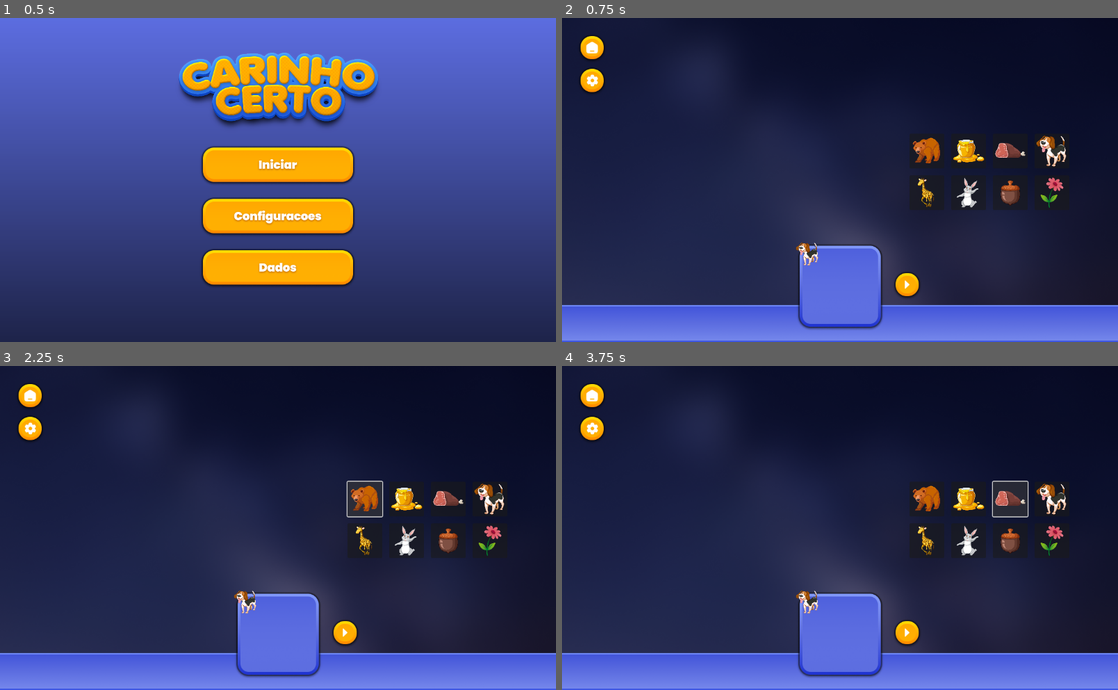
Above: before the commit, frames 1-4 (two rows, left to right).
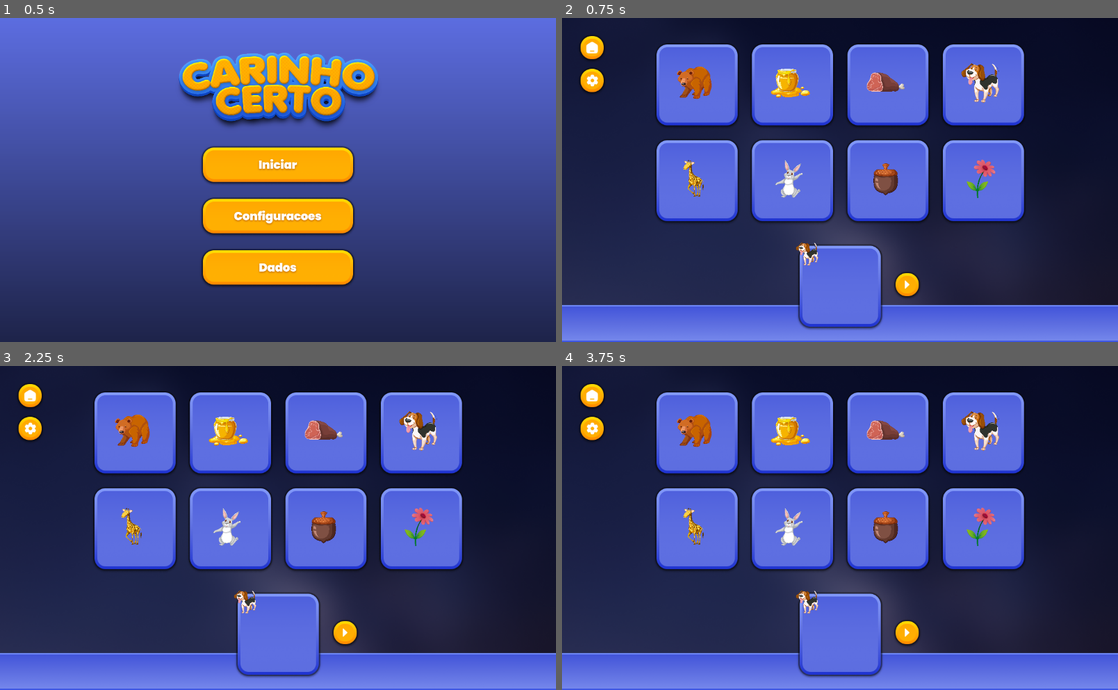
Above: after the commit, the same moments.

Repository: Tapa-Certo/TapaCerto
Game: Godot game, scene res://scenes/main.tscn
Two runs of this game, one before a commit and one after it. Both use one fixed random seed, a clock stepped at 60 frames per second and the inputs below.
Inputs (mouse positions are in pixels of both pictures, inside the frame that each line leads up to; where the layout moved, square brackets give the same spot in the first picture):
- Up to frame 1 (0.5 s): no input
- Up to frame 2 (0.75 s): click (840, 167) at 0.5 s
- Up to frame 3 (2.25 s): click (27, 395) at 1.25 s; click (133, 434) [366, 498] at 2 s
- Up to frame 4 (3.75 s): click (789, 434) [967, 498] at 2.75 s; click (890, 434) [1012, 498] at 3.5 s

Frame 1 is identical in both runs. In frame 2, 30% of the frame differs, in the area x 16-91%, y 7-64%; in frame 3, 30%; in frame 4, 31%.

Commit message:
add texture to grid button

Diff:
--- a/scenes/managers/game_manager.tscn
+++ b/scenes/managers/game_manager.tscn
@@ -7,8 +7,13 @@
 script = ExtResource("1_yei8q")
 
 [node name="GridManager" parent="." instance=ExtResource("2_uxle8")]
-offset_left = 750.0
-offset_top = 250.0
-offset_right = 750.0
-offset_bottom = 250.0
+anchors_preset = 8
+anchor_left = 0.5
+anchor_top = 0.5
+anchor_right = 0.5
+anchor_bottom = 0.5
+offset_left = -250.0
+offset_top = -300.0
+offset_right = 250.0
+offset_bottom = 300.0
 columns = 2
--- a/scripts/grid_manager.gd
+++ b/scripts/grid_manager.gd
@@ -2,21 +2,33 @@
 
 func _ready():
 	columns = Globals.current_columns
+
+
 
 func setup_grid(items_array: Array, correct_item: String) -> void:
 	clear_grid()
 	if Globals.shuffle_grid: items_array = shuffle_items_array(items_array)
 
 	for item in items_array:
-		var button = Button.new()
-		button.text = ""
-		#button.icon = load("res://assets/images/%s/%s.png" % [get_item_type(item), item])
-		button.icon = load("res://assets/images/%s.png" % item)
-		button.expand_icon = true
-		button.icon_alignment = HORIZONTAL_ALIGNMENT_CENTER
+		var button = TextureButton.new()
+		button.texture_normal = load("res://assets/Quadrado Display.png")
+		button.custom_minimum_size = Vector2(25, 25)
+		button.name = item
 		button.pressed.connect(_on_item_selected.bind(item))
-		button.custom_minimum_size = Vector2(75, 75)
-		button.name = item
+
+		var item_texture = TextureRect.new()
+		item_texture.texture = load("res://assets/images/%s.png" % item)
+
+		item_texture.expand_mode = TextureRect.EXPAND_IGNORE_SIZE
+		item_texture.stretch_mode = TextureRect.STRETCH_KEEP_ASPECT_CENTERED
+		item_texture.custom_minimum_size = Vector2(85, 85)
+
+		item_texture.anchor_left = 0.25
+		item_texture.anchor_right = 0.25
+		item_texture.anchor_top = 0.25
+		item_texture.anchor_bottom = 0.25
+
+		button.add_child(item_texture)
 		add_child(button)
 
 func _on_item_selected(selected_item: String) -> void:
